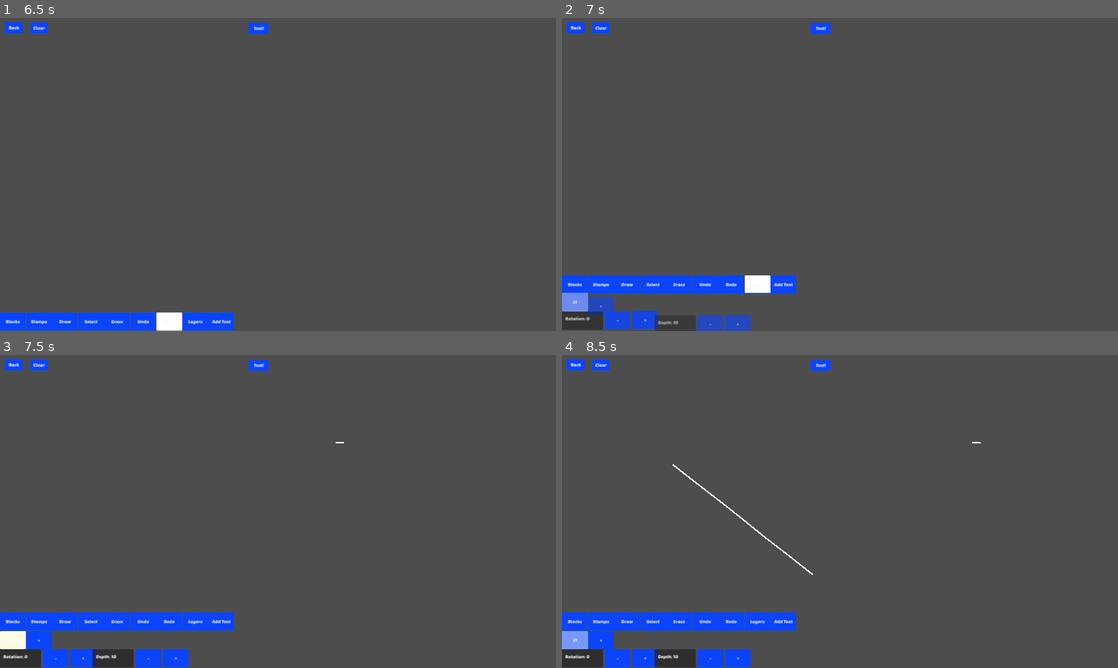
Above: before the commit, frames 1-4 (two rows, left to right).
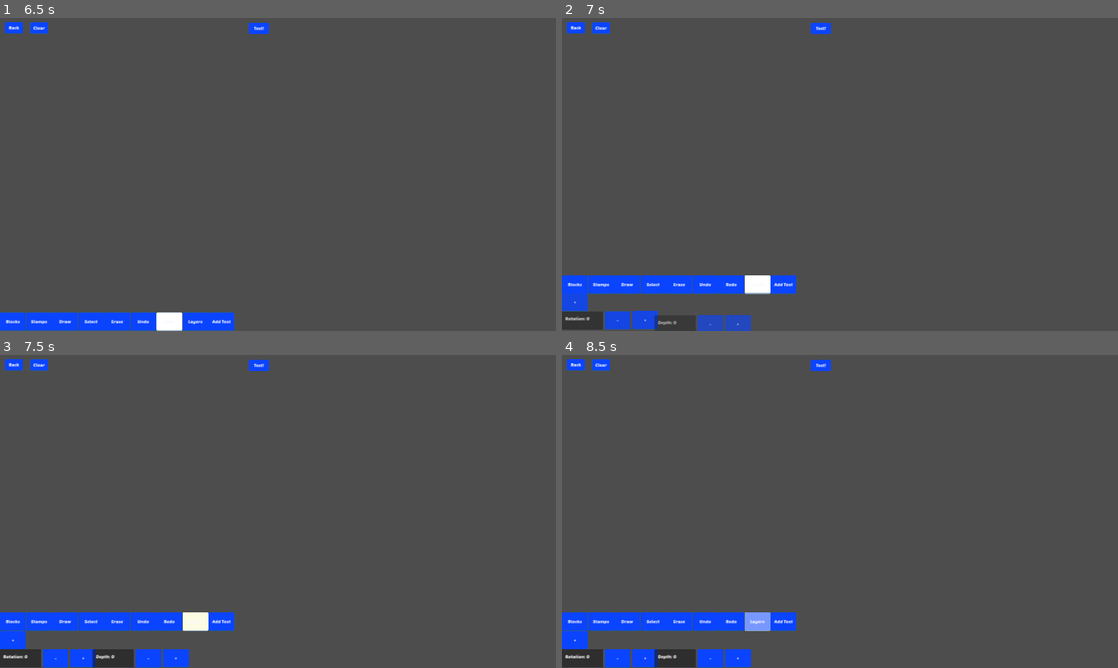
Above: after the commit, the same moments.

Repository: jacob-grahn/platform-racing-4
Game: Godot game, scene res://pages/editor/Editor.tscn
Same seed, same stepped clock (60 frames per second), same inputs: the game is played once before the commit and once after it. This scene is started directly instead of the project's main scene.
Inputs (mouse positions are in pixels of both pictures, inside the frame that each line leads up to):
- Up to frame 1 (6.5 s): move the mouse to (400, 158) at 0.52 s; hold Right (right) 0.53-1.25 s; hold Space (item) 0.53-1.25 s; click (400, 158) at 0.67 s; tap Up (jump) at 0.77 s; drag from (166, 190) to (250, 237) at 1.27 s; click "Blocks" at 2 s; click "Stamps" at 2.75 s; click "Draw" at 3.5 s; click "Select" at 4.25 s; click "Undo" at 5 s; click "Redo" at 5.75 s
- Up to frame 2 (7 s): click "Layers" at 6.5 s
- Up to frame 3 (7.5 s): move the mouse to (333, 442) at 7.27 s; hold Left (left) from 7.28 s (still down); hold Space (item) from 7.28 s (still down); click (333, 442) at 7.42 s
- Up to frame 4 (8.5 s): release Left (left) at 8 s; release Space (item) at 8 s; drag from (812, 574) to (673, 464) at 8.02 s

Frame 1 is identical in both runs. In frame 2, 0.6% of the frame differs, in the area x 0-38%, y 82-98%; in frame 3, 0.8%; in frame 4, 1.0%, in the area x 0-76%, y 27-97%.
Error after the commit: Parse Error: Preload file "res://pages/editor/menu/UserTextbox.tscn" does not exist. (res://pages/editor/Penciler.gd:33)

Commit message:
Vastly improved text editor
Added:
- Moving Textbox
- Resizing Textbox
- Indication of Textbox being edited
- Deleting Textbox

Bugs:
- Moving/Resizing/Deleting Text takes 2 clicks to become active
- Multiple Textboxes can be shown as active (this doesn't have an actual impact on usability to my knowledge however)

Diff:
--- a/client/pages/editor/LevelDecoder.gd
+++ b/client/pages/editor/LevelDecoder.gd
@@ -55,21 +55,17 @@
 
 func decode_usertextboxes(usertextboxobjects: Array, holder: Node2D, isEditing: bool) -> void:
 	for usertextboxobject in usertextboxobjects:
-		var usertextbox = TextEdit.new()
+		var usertextbox_scene: PackedScene = preload("res://pages/editor/menu/UserTextbox.tscn")
+		var usertextbox = usertextbox_scene.instantiate()
+		if "font" not in usertextboxobject.keys(): #Failsafe for old text. May be removed in future.
+			usertextboxobject.font = "res://fonts/Poetsen_One/PoetsenOne-Regular.ttf"
+		usertextbox.set_usertext_properties(usertextboxobject.usertext, usertextboxobject.font, usertextboxobject.font_size)
 		holder.add_child(usertextbox)
 		usertextbox.position = Vector2(usertextboxobject.x, usertextboxobject.y)
-		usertextbox.text = usertextboxobject.usertext
-		usertextbox.wrap_mode = usertextboxobject.wrap_mode
-		usertextbox.autowrap_mode = usertextboxobject.autowrap_mode
-		usertextbox.set("theme_override_fonts/font", load("res://fonts/Poetsen_One/PoetsenOne-Regular.ttf"))
-		usertextbox.set("theme_override_font_sizes/font_size", usertextboxobject.font_size)
-		var usertextbox_bg = StyleBoxFlat.new()
-		usertextbox.set("theme_override_styles/normal", usertextbox_bg)
-		usertextbox_bg.set_bg_color(str_to_var(usertextboxobject.background_color))
-		usertextbox.size.x = usertextboxobject.text_width
-		usertextbox.size.y = usertextboxobject.text_height
+		usertextbox.resize_text(usertextboxobject.text_width, usertextboxobject.text_height)
+		usertextbox.disable_text_edits()
+
 		if isEditing:
 			usertextbox.mouse_filter = 0 #Editable on click (click stops at text)
 		else:
 			usertextbox.mouse_filter = 2 #Not Editable on click (click passes through)
-		usertextbox.context_menu_enabled = false
--- a/client/pages/editor/LevelEncoder.gd
+++ b/client/pages/editor/LevelEncoder.gd
@@ -75,17 +75,15 @@
 
 func encode_usertext(node: Node2D) -> Array:
 	var usertextboxobjects = []
-	for usertextbox: TextEdit in node.get_children():
+	for usertextbox: Control in node.get_children():
 		var usertextboxobject = {
 			"x": usertextbox.position.x,
 			"y": usertextbox.position.y,
-			"usertext": usertextbox.text,
-			"wrap_mode": usertextbox.wrap_mode,
-			"autowrap_mode": usertextbox.autowrap_mode,
-			"font_size": usertextbox.get("theme_override_font_sizes/font_size"),
-			"background_color": var_to_str(usertextbox.get_theme_stylebox("normal").get_bg_color()),
-			"text_width": usertextbox.size.x,
-			"text_height": usertextbox.size.y
+			"usertext": usertextbox.get_node("UserText").text,
+			"font": usertextbox.usertext_font,
+			"font_size": usertextbox.get_node("UserText").get("theme_override_font_sizes/font_size"),
+			"text_width": usertextbox.get_node("UserText").size.x,
+			"text_height": usertextbox.get_node("UserText").size.y
 		}
 		usertextboxobjects.push_back(usertextboxobject)
 	return usertextboxobjects
--- a/client/pages/editor/Penciler.gd
+++ b/client/pages/editor/Penciler.gd
@@ -30,23 +30,11 @@
 		layer.init(get_parent().tiles)
 	if event.type == EditorEvents.ADD_USERTEXT:
 		var usertextboxes: Node2D = layers.get_node(event.layer_name + "/UserTextboxes")
-		var usertextbox = TextEdit.new()
+		var usertextbox_scene: PackedScene = preload("res://pages/editor/menu/UserTextbox.tscn")
+		var usertextbox = usertextbox_scene.instantiate()
+		usertextbox.set_usertext_properties(event.usertext, event.font, event.font_size)
 		usertextboxes.add_child(usertextbox)
 		usertextbox.position = event.position
-		usertextbox.text = event.usertext
-		usertextbox.wrap_mode = event.wrap_mode
-		usertextbox.autowrap_mode = event.autowrap_mode
-		usertextbox.set("theme_override_fonts/font", load(event.font))
-		usertextbox.set("theme_override_font_sizes/font_size", event.font_size)
-		var usertextbox_bg = StyleBoxFlat.new()
-		usertextbox.set("theme_override_styles/normal", usertextbox_bg)
-		usertextbox_bg.set_bg_color(event.background_color)
-		usertextbox.size.x = event.text_width
-		usertextbox.size.y = event.text_height
-		usertextbox.mouse_filter = 0 #Editable on click (click stops at text)
-		usertextbox.context_menu_enabled = false
-
-
 	if event.type == EditorEvents.ROTATE_LAYER:
 		var layer = layers.get_node(event.layer_name)
 		layer.get_node("TileMap").rotation_degrees = event.rotation
